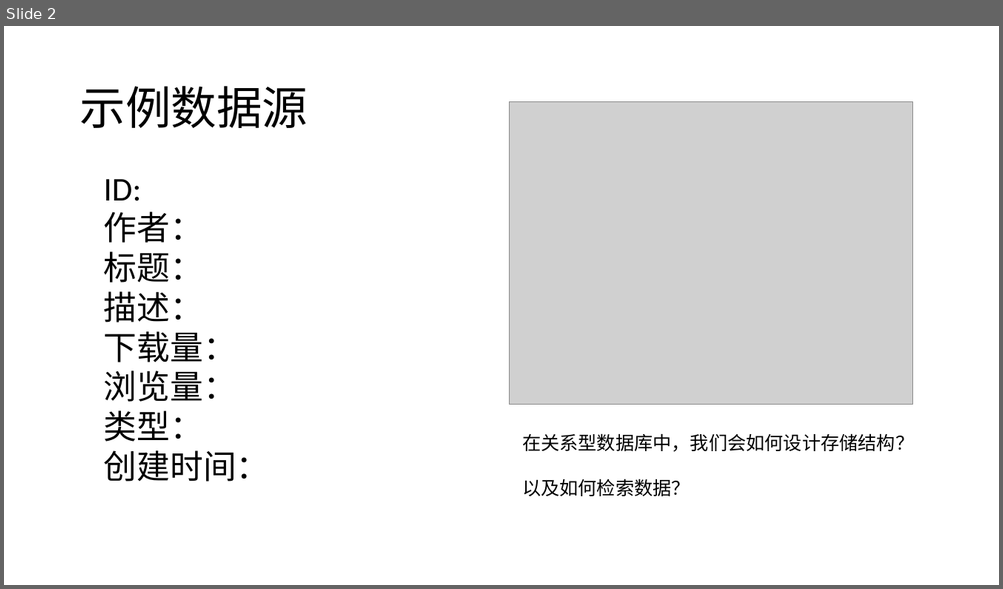
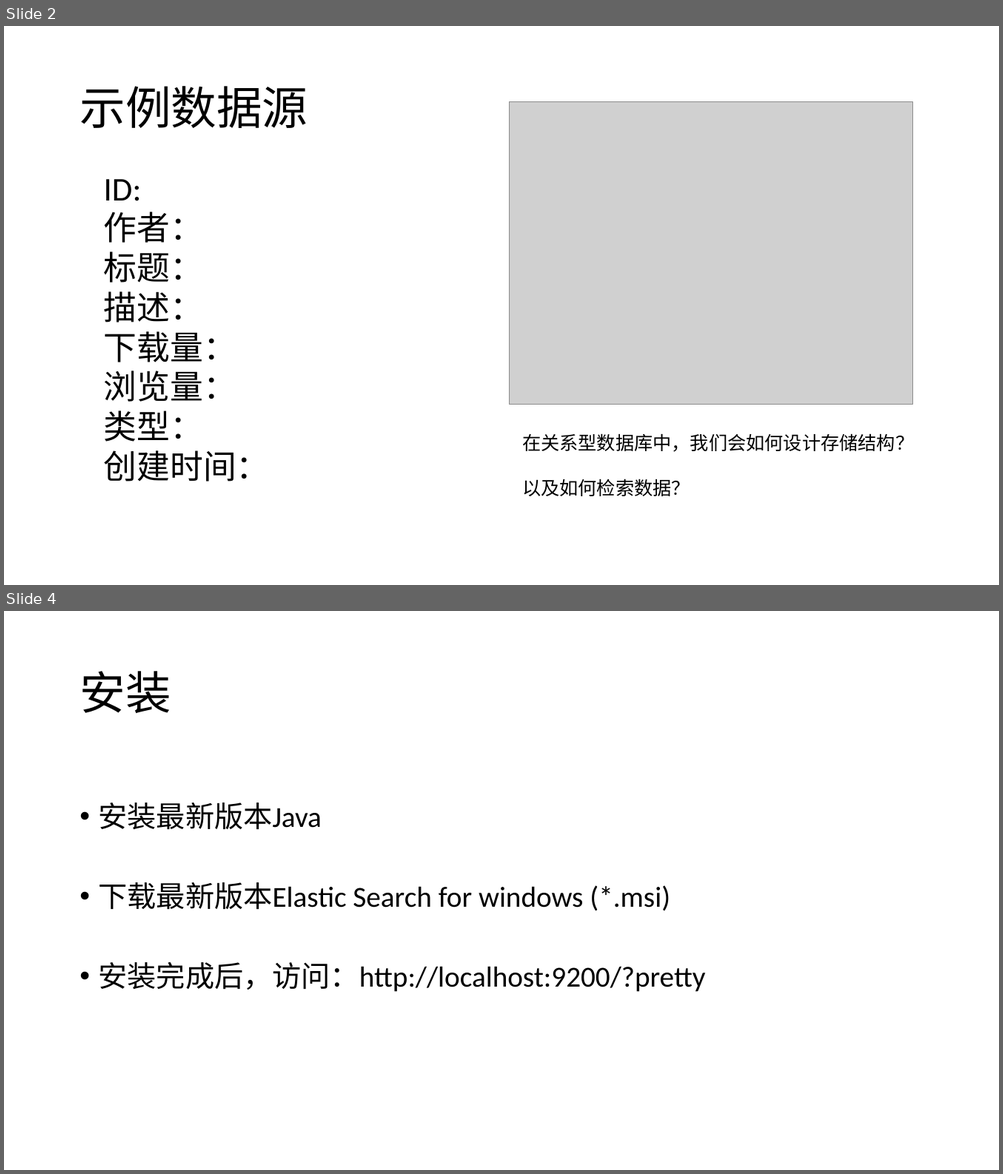
Before and after one commit to tangname/ElasticSearchSamples, a slide deck: Docs/Elastic Search分享.pptx. Shown one above the other, each under a label of ours: slide 2 before the commit, slides 2 and 4 after it; the slides between them are not shown. The pictures are 1003x589 and 1003x1174 pixels, drawn with LibreOffice and Linux fonts; fonts in the diff are those of the drawing; grey boxes stand for pictures. Boxes give left, top, right and bottom in pixels: in the first picture for what was removed or moved away, otherwise in the second. Text is boxed around its words. In the diff, an @@ line names an element or a change of style, - is before the commit and + after.

```diff
--- a/Docs/Elastic Search分享.pptx
+++ b/Docs/Elastic Search分享.pptx
@@ slide 4 added at <box>4,611,999,1170</box>, background #FFFFFF @@
@@ title added at <box>79,671,170,713</box>, 44 pt, text #000000 @@
+安装
@@ text added at <box>99,803,706,992</box>, 28 pt, text #000000 @@
+• 安装最新版本Java
+• 下载最新版本Elastic Search for windows (*.msi)
+• 安装完成后，访问：http://localhost:9200/?pretty
```
Also in this commit, not shown: 3 slides changed, 1 other slide added, 9 other files.
